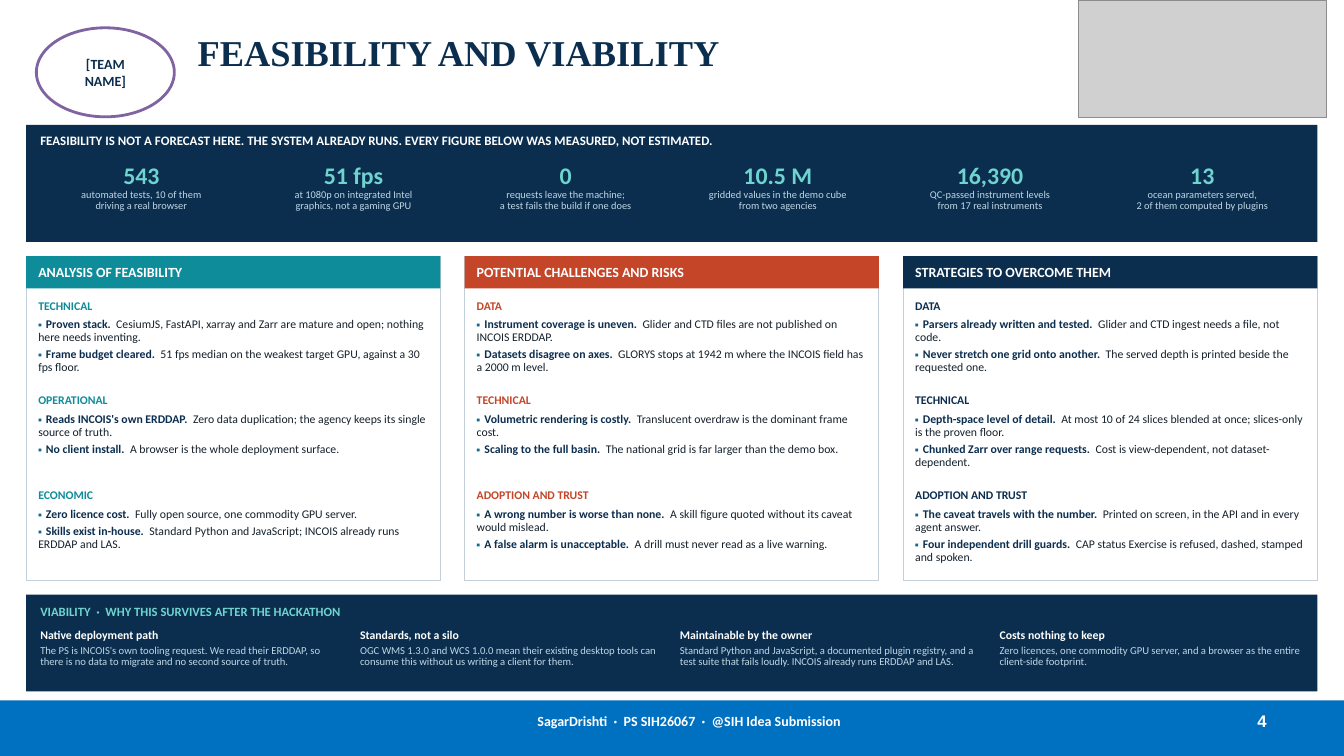
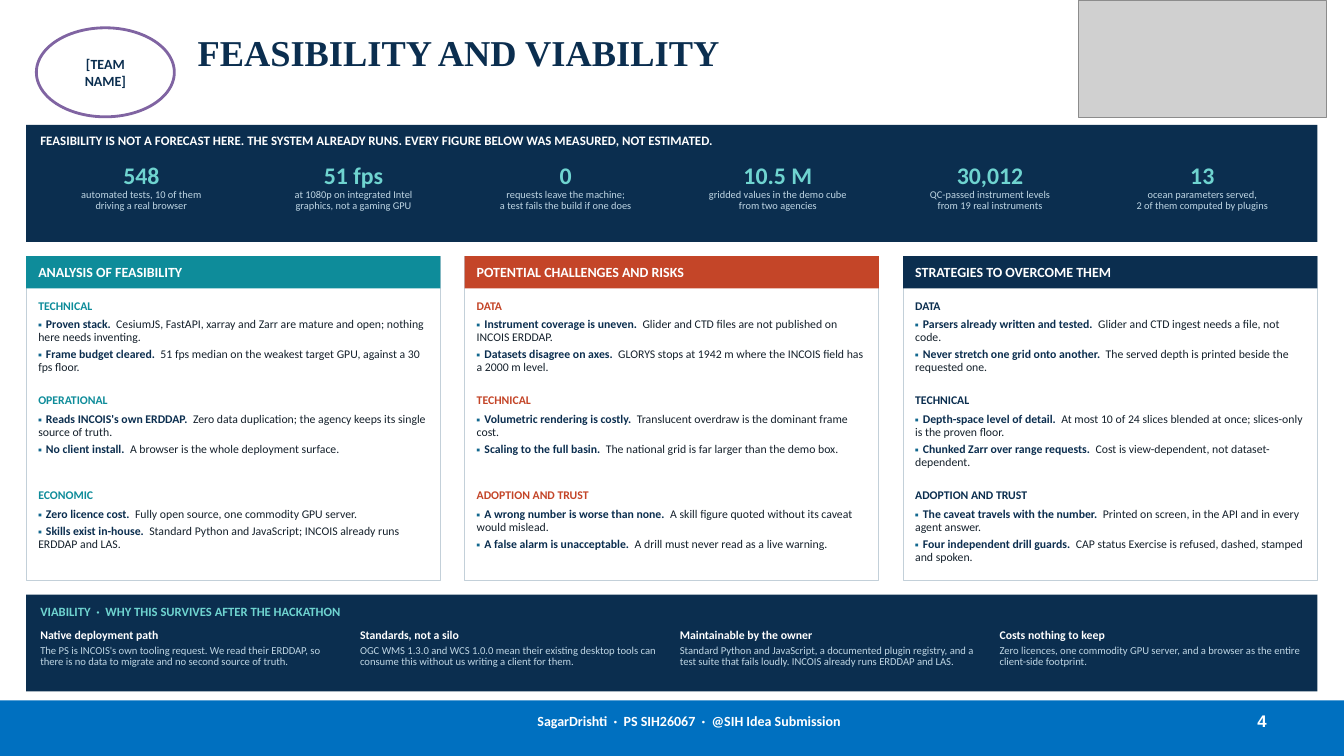
Before and after one commit to MONSTERBOY110/SagarDrishti, a slide deck: slide 4 of docs/submission/SagarDrishti_SIH2026_Idea.pptx. Drawn at 1344x756 pixels with LibreOffice and Linux fonts; fonts in the diff are those of the drawing; grey boxes stand for pictures. Boxes give left, top, right and bottom in pixels: in the first picture for what was removed or moved away, otherwise in the second. Text is boxed around its words. In the diff, an @@ line names an element or a change of style, - is before the commit and + after.

```diff
--- a/docs/submission/SagarDrishti_SIH2026_Idea.pptx
+++ b/docs/submission/SagarDrishti_SIH2026_Idea.pptx
@@ text at [123,167,159,184]: text changed @@
-543
+548
@@ text at [930,168,1050,209]: text changed @@
-16,390
-QC-passed instrument levels
-from 17 real instruments
+30,012
+QC-passed instrument levels
+from 19 real instruments
```
Also in this commit, not shown: 4 other slides changed, 28 other files.
